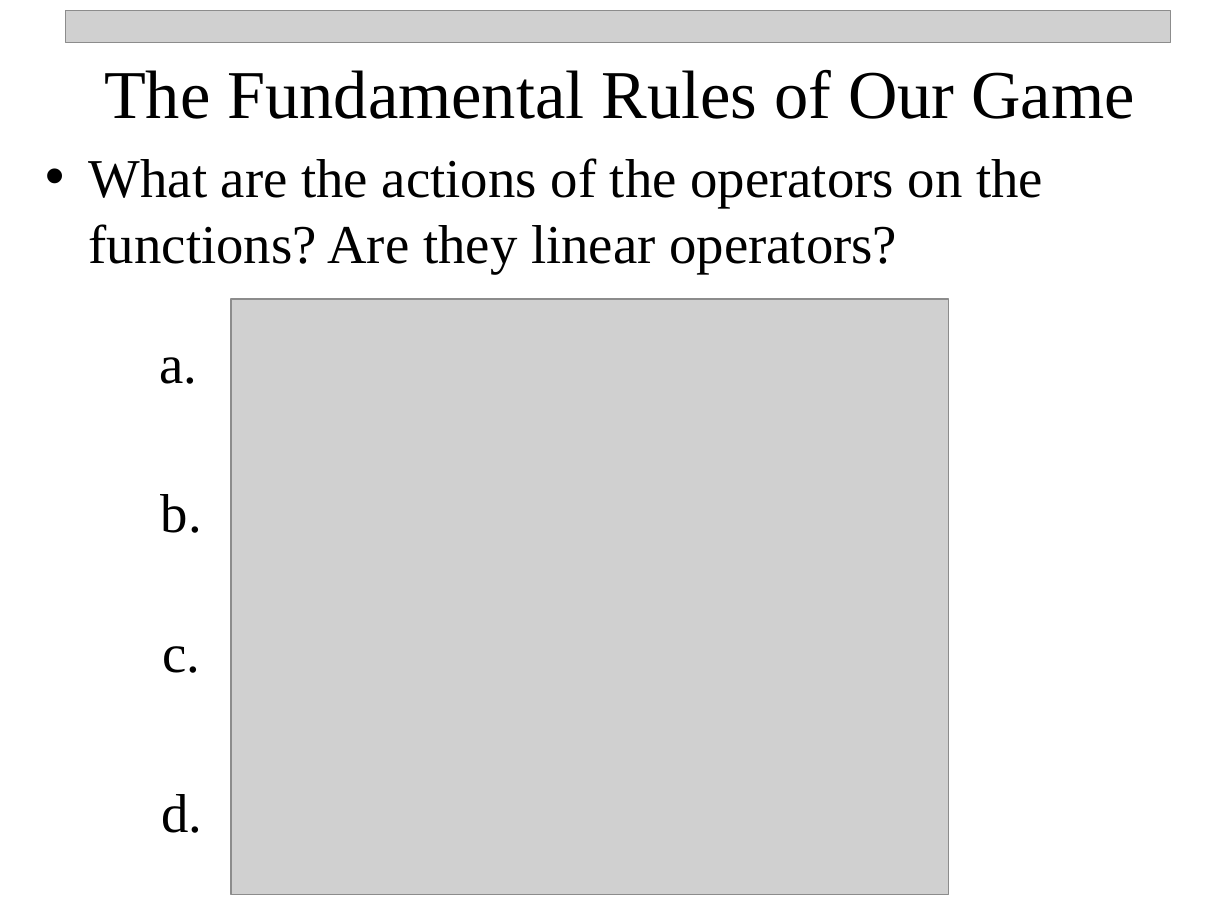
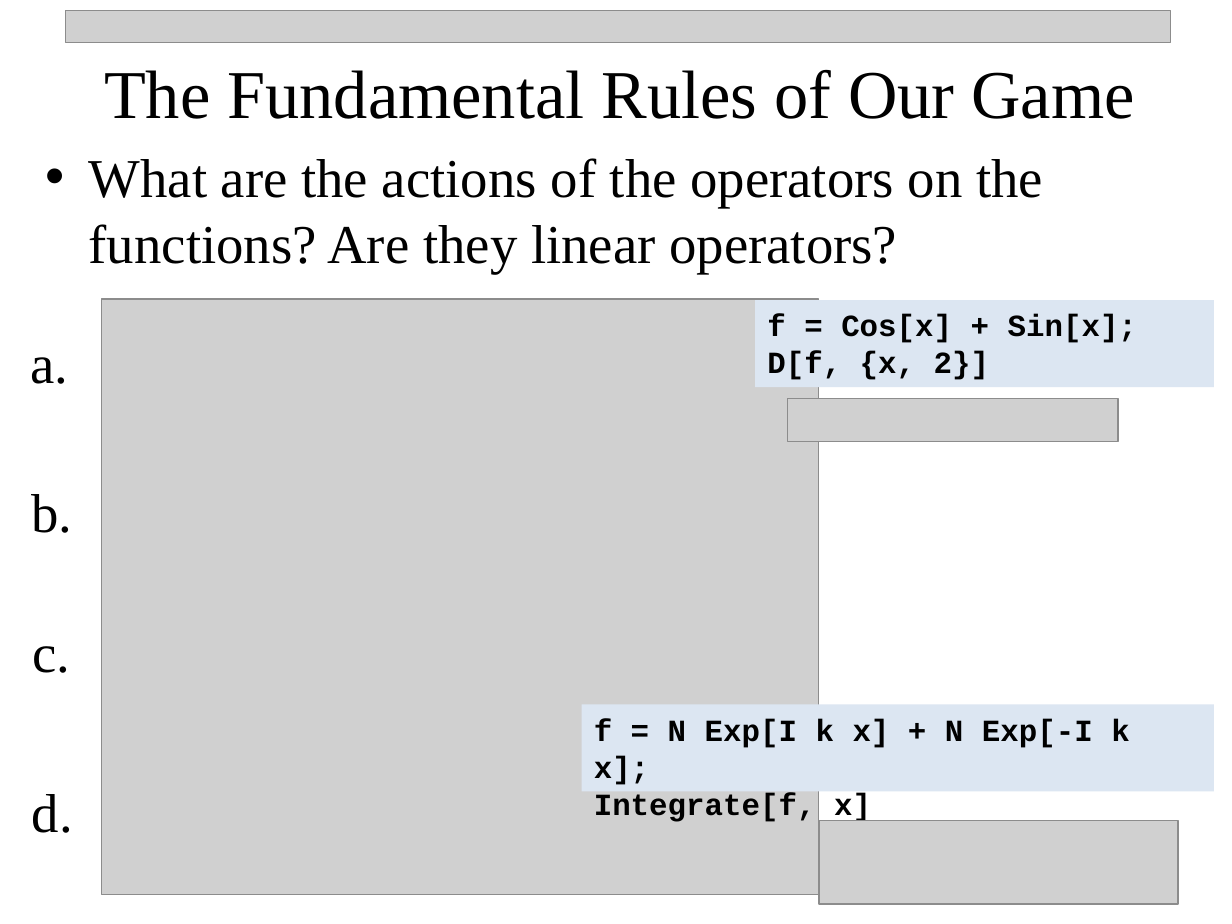
Before and after one commit to npetraco/CHE302, a slide deck: slide 5 of Notes/4_postulates.pptx. Drawn at 1232x924 pixels with LibreOffice and Linux fonts; fonts in the diff are those of the drawing; grey boxes stand for pictures. Boxes give left, top, right and bottom in pixels: in the first picture for what was removed or moved away, otherwise in the second. Text is boxed around its words. In the diff, an @@ line names an element or a change of style, - is before the commit and + after.

```diff
--- a/Notes/4_postulates.pptx
+++ b/Notes/4_postulates.pptx
@@ rectangle added at (x1=755, y1=301, x2=1214, y2=388), fill #DCE6F2, 18 pt, text #000000, bold @@
+f = Cos[x] + Sin[x];
+D[f, {x, 2}]
@@ picture added at (x1=787, y1=399, x2=1117, y2=442) @@
@@ rectangle added at (x1=582, y1=705, x2=1214, y2=792), fill #DCE6F2, 18 pt, text #000000, bold @@
+f = N Exp[I k x] + N Exp[-I k x];
+Integrate[f, x]
@@ 4 texts, 1 picture moved together from (x1=160, y1=299, x2=947, y2=894) to (x1=30, y1=299, x2=818, y2=894) @@
@@ picture added at (x1=819, y1=821, x2=1178, y2=904) @@
```
Also in this commit, not shown: 2 other slides changed, 2 slides added, 1 slide removed, 2 other files.
